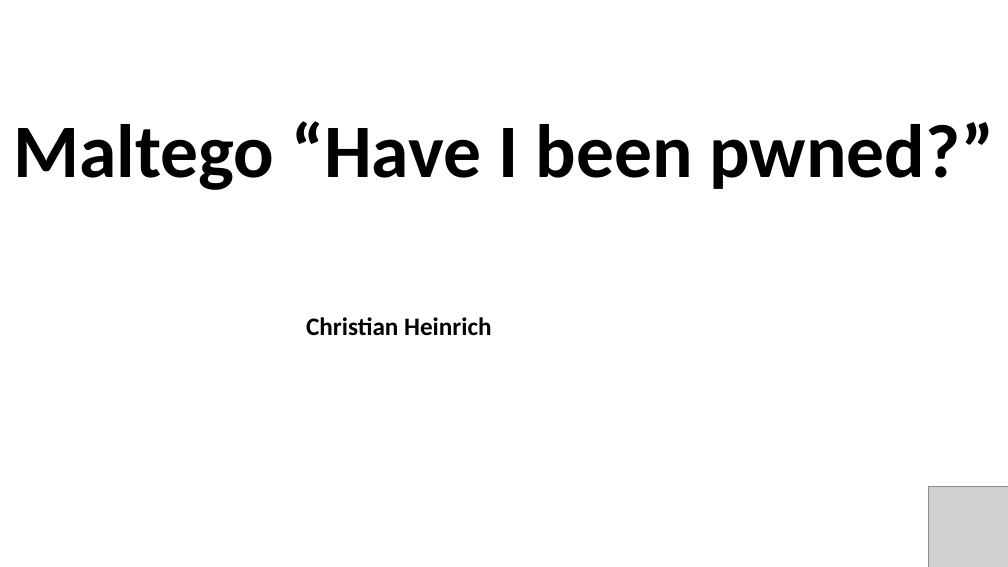
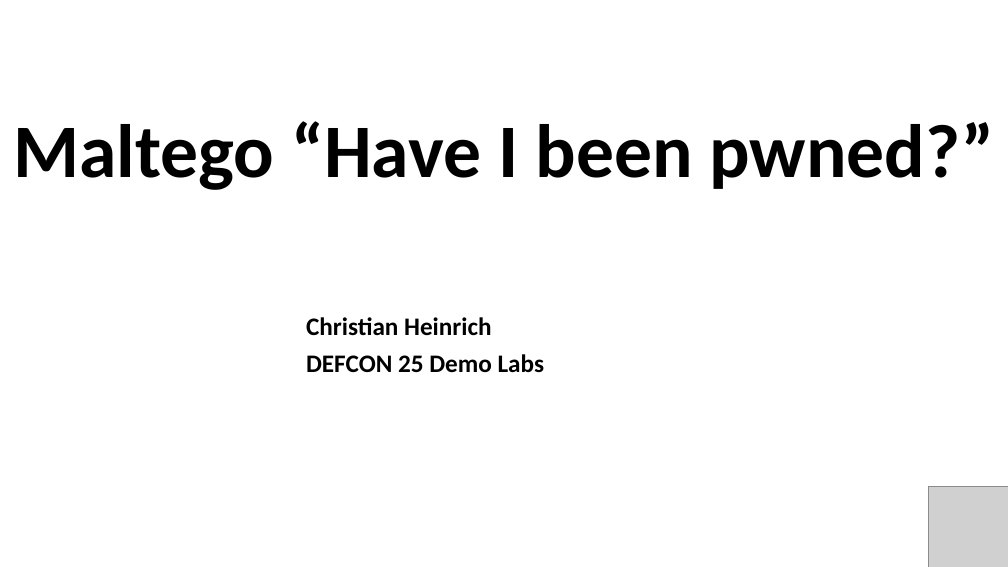
Before and after one commit to cmlh/Maltego-haveibeenpwned, a slide deck: slide 1 of Presentation/Maltego_haveibeenpwned-Presentation-Christian_Heinrich.pptx. Drawn at 1008x567 pixels with LibreOffice and Linux fonts; fonts in the diff are those of the drawing; grey boxes stand for pictures. Boxes give left, top, right and bottom in pixels: in the first picture for what was removed or moved away, otherwise in the second. Text is boxed around its words. In the diff, an @@ line names an element or a change of style, - is before the commit and + after.

Commit message:
Replace event on title slide

```diff
--- a/Presentation/Maltego_haveibeenpwned-Presentation-Christian_Heinrich.pptx
+++ b/Presentation/Maltego_haveibeenpwned-Presentation-Christian_Heinrich.pptx
@@ subtitle at [306,354,545,373]: paragraph added @@
+DEFCON 25 Demo Labs
```
